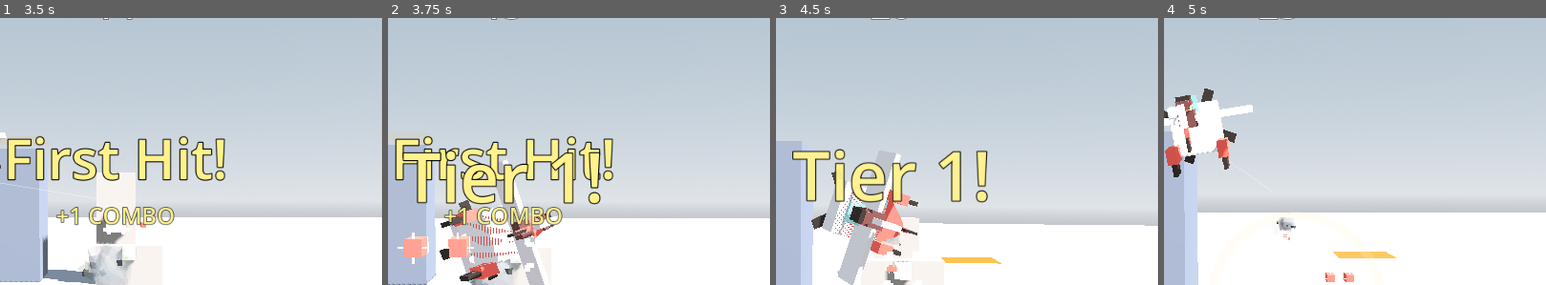
Above: before the commit, frames 1-4 (left to right).
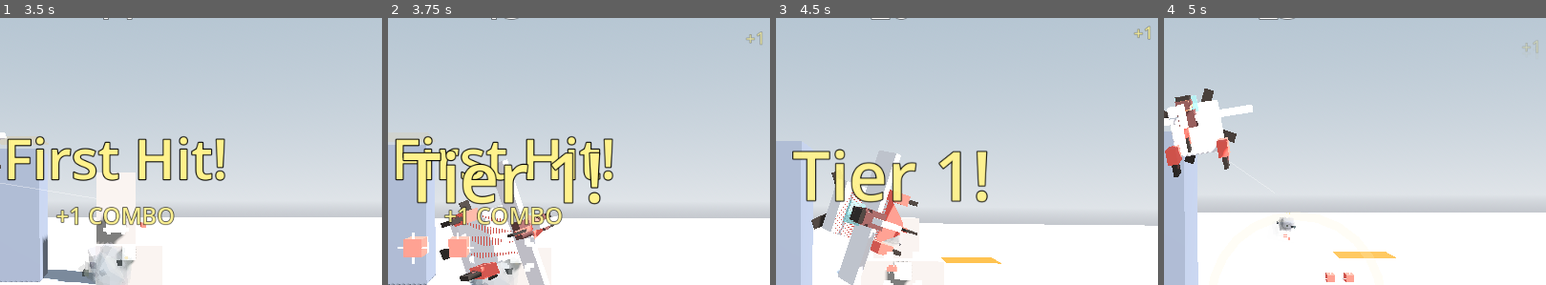
Above: after the commit, the same moments.

Repository: weathermanho/supercent
Game: Godot game, scene res://scenes/Main.tscn
The game is run twice, just before and just after one commit, with the same random seed, the same clock (stepped at 60 frames per second) and the same inputs.
Inputs (mouse positions are % of the whole screen's width and height, from its top left):
- Up to frame 1 (3.5 s): tap Enter at 0.5, 1.25 s; move the mouse to (72, 45) at 0.52 s; hold Right mouse button (fire_missle) 0.53-1.25 s; click (72, 45) at 0.67 s; drag from (30, 55) to (45, 70) at 1.27 s; move the mouse to (60, 28) at 2.02 s; hold Right mouse button (fire_missle) 2.03-2.75 s; click (60, 28) at 2.17 s; drag from (45, 70) to (20, 35) at 2.77 s
- Up to frame 2 (3.75 s): move the mouse to (80, 65) at 3.52 s; hold Right mouse button (fire_missle) from 3.53 s (still down); click (80, 65) at 3.67 s
- Up to frame 3 (4.5 s): release Right mouse button (fire_missle) at 4.25 s; drag from (20, 35) to (35, 25) at 4.27 s
- Up to frame 4 (5 s): no input
The pictures show only the part of the screen within x 35-85%, y 10-60%; the shares and areas given below are measured in that part.

Frame 1 is identical in both runs. In frame 2, less than 0.1% of the frame differs, in the area x 93-98%, y 5-10%; in frame 3, less than 0.1%, in the area x 93-98%, y 2-9%; in frame 4, less than 0.1%.

Commit message:
feat(ui): 매 명중마다 "+1" 콤보 틱 - 콤보 빌드가 실제로 felt 되게
위젯 스케일 펀치만으론 너무 빨라 콤보가 쌓이는 걸 인지 못함. 첫 명중
"First Hit! +1 COMBO" 이후엔 콤보 위젯 옆에서 작은 "+1"(tier 색)이
위로 떠올라 페이드. 콤보 빌드 사이클이 시각적으로 살아남.

Co-Authored-By: Claude Opus 4.7 <noreply@anthropic.com>

Diff:
--- a/godot_project/scripts/Main.gd
+++ b/godot_project/scripts/Main.gd
@@ -776,6 +776,8 @@
 	if not _seen_first_hit:
 		_seen_first_hit = true
 		_show_moment("First Hit!", Color(1.0, 0.95, 0.55), 72, "+1 COMBO")
+	else:
+		_show_combo_tick()
 	_bump_combo_widget()
 
 	var pos: Vector3 = pl.core_world_pos()
@@ -1283,6 +1285,33 @@
 		.set_trans(Tween.TRANS_BACK).set_ease(Tween.EASE_OUT)
 
 
+## Small "+1" that drifts up from beside the combo widget on every core hit, so
+## the combo count growing is FELT (the widget bump alone is too subtle and the
+## big "First Hit!" only fires once per run).
+func _show_combo_tick() -> void:
+	var l := Label.new()
+	l.text = "+1"
+	l.add_theme_font_size_override("font_size", 22)
+	l.add_theme_color_override("font_color", _tier_color(GameConfig.combo_tier))
+	l.add_theme_color_override("font_outline_color", Color(0, 0, 0, 0.65))
+	l.add_theme_constant_override("outline_size", 2)
+	l.horizontal_alignment = HORIZONTAL_ALIGNMENT_CENTER
+	l.anchor_left = 1.0; l.anchor_right = 1.0
+	l.anchor_top = 0.0; l.anchor_bottom = 0.0
+	# Just below + to the left of the COMBO widget (which sits at right ~-150).
+	l.offset_left = -210.0
+	l.offset_right = -130.0
+	l.offset_top = 70.0
+	l.offset_bottom = 100.0
+	l.mouse_filter = Control.MOUSE_FILTER_IGNORE
+	hud.add_child(l)
+	var tw := create_tween()
+	tw.tween_property(l, "modulate:a", 0.0, 0.65)
+	tw.parallel().tween_property(l, "offset_top", l.offset_top + 34.0, 0.65)
+	tw.parallel().tween_property(l, "offset_bottom", l.offset_bottom + 34.0, 0.65)
+	tw.tween_callback(l.queue_free)
+
+
 func _animate_heart_lost(slot: int) -> void:
 	if slot < 0 or slot >= _hud_heart_rects.size():
 		return
